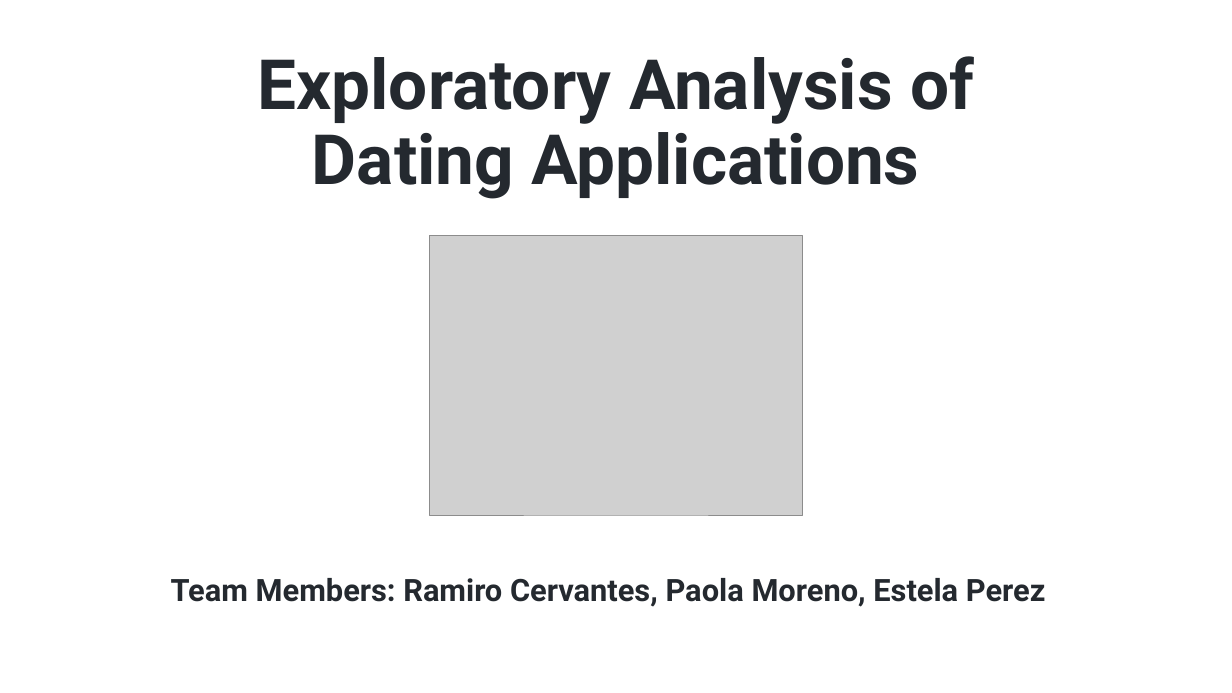
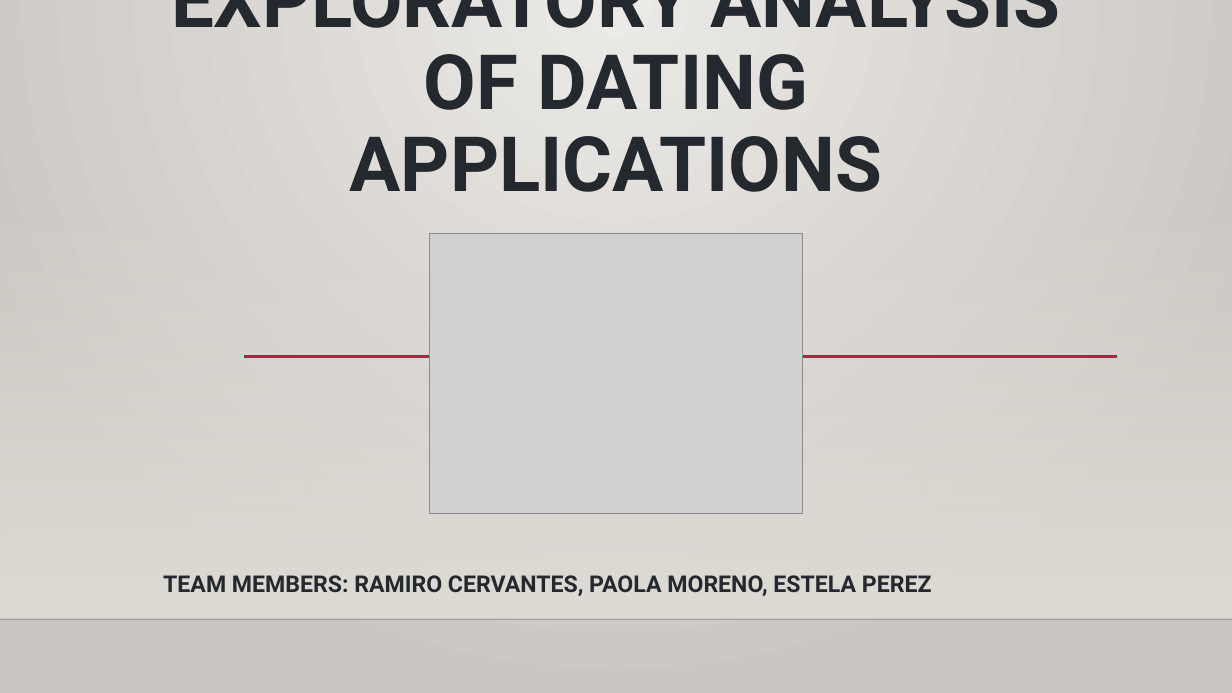
Before and after one commit to CervaRamiGomez/Exploratory_Analysis_of_Dating_Applications, a slide deck: slide 1 of Exploratory Analysis of Dating Applications.pptx. Drawn at 1232x693 pixels with LibreOffice and Linux fonts; fonts in the diff are those of the drawing; grey boxes stand for pictures; background and template pictures are left out. Boxes give left, top, right and bottom in pixels: in the first picture for what was removed or moved away, otherwise in the second. Text is boxed around its words. In the diff, an @@ line names an element or a change of style, - is before the commit and + after.

```diff
--- a/Exploratory Analysis of Dating Applications.pptx
+++ b/Exploratory Analysis of Dating Applications.pptx
@@ background #FFFFFF to gradient #ECEAE7 to #CAC7C1 @@
@@ title at [171,0,1060,192]: text changed; size 54 to 59.4 pt @@
-Exploratory Analysis of Dating Applications
+EXPLORATORY ANALYSIS OF DATING APPLICATIONS
@@ rectangle added at [0,204,1232,619], fill gradient #DFDBD5 @@
@@ line added from (244, 357) to (1117, 357), #B71E42 2.5 pt @@
@@ subtitle at [163,575,932,596]: text changed; size 24 to 18 pt @@
-Team Members: Ramiro Cervantes, Paola Moreno, Estela Perez
+TEAM MEMBERS: RAMIRO CERVANTES, PAOLA MORENO, ESTELA PEREZ
@@ line added from (0, 619) to (1232, 619), #000001 1 pt @@
```
Also in this commit, not shown: 14 other slides changed, 5 slides added, 5 slides removed.
